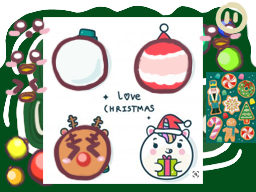
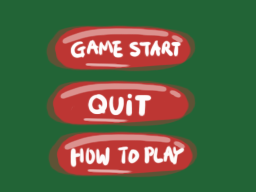
Layer changes from the first 256 × 192 image to the second:
hid "stop btn" over [215, 2, 248, 34]
hid group "face grp" (4 layers) over [4, 17, 243, 103]
hid group "obj" (52 layers) over [16, 11, 256, 185]
hid group "obj group3" (12 layers) over [43, 17, 203, 184]
hid group "ornament" (41 layers) over [3, 16, 249, 188]
showed group "ui" (14 layers) over [0, 0, 256, 192]
painted on "my score txt" over [66, 93, 165, 117]
